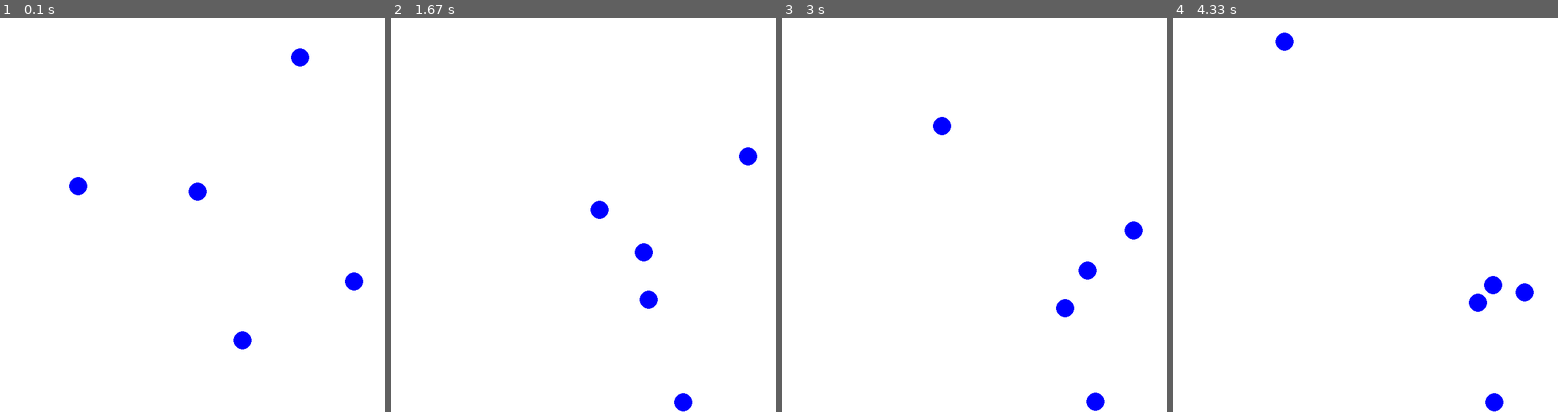
Above: before the commit, frames 1-4 (left to right).
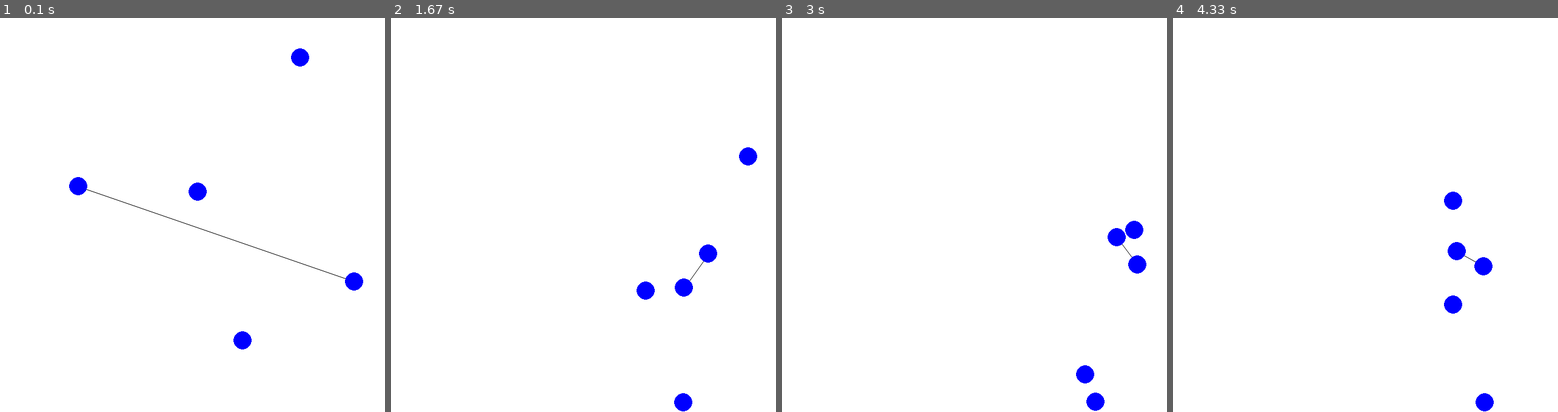
Above: after the commit, the same moments.

Repository: LeftCircle/Social-Web-Visualized
Game: pygame game, started from pygameTutorial.py
The game is run twice, just before and just after one commit, with the same random seed, the same clock (stepped at 60 frames per second) and the same inputs.
Inputs (mouse positions are in pixels of both pictures, inside the frame that each line leads up to):
- Up to frame 1 (0.1 s): no input
- Up to frame 2 (1.67 s): press the mouse at (637, 77) at 0.87 s; move the mouse to (679, 215) at 0.97 s; release the mouse at (722, 352) at 1.1 s
- Up to frame 3 (3 s): no input
- Up to frame 4 (4.33 s): no input

The runs differ from the first frame. In frame 1, 0.2% of the frame differs, in the area x 22-90%, y 43-67%; in frame 2, 0.9%; in frame 3, 1.0%; in frame 4, 1.6%, in the area x 26-94%, y 3-100%.

Commit message:
Add files via upload
No longer double counting collisions. Links can now be drawn between connected particles.

Diff:
--- a/SWParticles.py
+++ b/SWParticles.py
@@ -10,10 +10,18 @@
 pygame.draw.circle(game_display, (0,0,255),
                    (int(width / 2), int(height / 2)),
                    15, 1)
+
+NOTE: lack of conservation of energy and momentum leads to non-physical
+behaviors which is most notable in collisions and spinning linked particles
+not maintaining angular momentum about the mass average.
+
+Collisions still look funky ish but that is ok for now. Can be updated if we
+want to use the code for something other than the social web
 '''
 
 class Particle:
-    def __init__(self, color, x, y, radius, thickness, velocity, angle):
+    def __init__(self, color, x, y, radius, thickness, velocity, angle,
+                 springLinks):
         self.color = color
         self.x = x #x position of the center
         self.y = y #y position of the center
@@ -30,14 +38,9 @@
         self.game_display = pygame.display.set_mode((self.width, self.height))
         self.dt = 0
         self.selectedParticle = False #ability to click on a particle to drag
+        self.springLinked = False     #check to see if the particle is linked
+        self.springLinks = springLinks #tells what particles it is linked to.
 
-
-    '''
-    def dt_and_oldTime(self, oldTime):
-        t = pygame.time.get_ticks()
-        dt = (t - oldTime) / 1000.0
-        return dt, t
-    '''
     def updateDeltaTime(self, newDeltaTime):
         self.dt = newDeltaTime
 
@@ -139,6 +142,7 @@
             otherParticle.x -= normDirSelfToPartX
             otherParticle.y -= normDirSelfToPartY
 
-            self.velocity += 0 ; self.angle += np.pi
+            self.velocity += 0 ; self.angle = angleReflSelf#; self.angle += np.pi
             otherParticle.velocity += 0
-            otherParticle.angle += np.pi
+            #otherParticle.angle += np.pi
+            otherParticle.angle = -angleReflSelf
--- a/massSpring.py
+++ b/massSpring.py
@@ -3,19 +3,15 @@
 Created on Mon Aug  5 13:38:59 2019
 basic mass spring solver using rk4
 
-In order to update SWParticles, the velocity and the positions of the particles
+NOTE! This returns integer values so as to work with pygame. If floats are
+desired then the final int statement at the end can be removed
+
+To update SWParticles, the velocity and the positions of the particles
 must be extracted. New values are then calculated through the SpringLink class
 and must then be put back into the SWParticles class.
 """
 import numpy as np
-'''
-#initial conditions (will have to be trashed. Cannot be used in general code)
-ks = 5    #spring constant
-kd = 5    #damping coefficient
-r = 10    #rest length | will be a function to determine this for social web
-h = 0.05 #timestep NOTE: this will have to be dt from wherever we built that
-endTime = 10 #seconds the simulation will run
-'''
+
 #note, as endT -> inf, |I - r| -> 0
 
 class SpringLink:
@@ -85,7 +81,11 @@
         posAdd = self.dt / 6.0 * ( k1 + 2.0 * k2 + 2.0 * k3 + k4)
         velAdd = self.dt / 6.0 * ( l1 + 2.0 * l2 + 2.0 * l3 + l4)
 
-        self.position1 += posAdd ; self.position2 -= posAdd
+        #must be ints to work with pygame
+        self.position1[0] += int(posAdd[0])
+        self.position1[1] += int(posAdd[1])
+        self.position2[0] -= int(posAdd[0])
+        self.position2[1] -= int(posAdd[1])
         self.velocity1 += velAdd ; self.velocity2 -= velAdd
 
         #new values to update nodes with
--- a/pygameTutorial.py
+++ b/pygameTutorial.py
@@ -2,6 +2,7 @@
 import numpy as np
 import SWParticles as swp
 import massSpring as spring
+
 class App:
     def __init__(self):
         self.running = True
@@ -16,6 +17,45 @@
         self.numberOfParticles = 5
         self.particleList = []
 
+    #list of functions that will be used below
+    def updateDt(self):
+        #creating dt
+        currentTime = pygame.time.get_ticks()
+        self.dt = (currentTime - self.oldTime) / 1000.0
+        #sloppy fix to get the first dt correct
+        if self.dt > 10:
+                self.dt = 0
+        self.oldTime = currentTime
+
+    #linking particle i and particle j
+    def linkParticles(self, i, j):
+        pos1 = np.array([self.particleList[i].x, self.particleList[i].y])
+        pos2 = np.array([self.particleList[j].x, self.particleList[j].y])
+
+        vel1 = np.array([self.particleList[i].xvel(),
+                         self.particleList[i].yvel()])
+        vel2 = np.array([self.particleList[j].xvel(),
+                         self.particleList[j].yvel()])
+        #position1, velocity1, position2, velocity2, ks, kd, restLength, dt
+        firstLink = spring.SpringLink(pos1, vel1, pos2, vel2,
+                                      5, 2, 50, self.dt)
+        newPosAndVel = firstLink.springForceRK4()
+        self.particleList[i].x = newPosAndVel[0][0]
+        self.particleList[i].y = newPosAndVel[0][1]
+        self.particleList[i].updateVel(newPosAndVel[1][0],
+                                       newPosAndVel[1][1])
+
+        self.particleList[j].x = newPosAndVel[2][0]
+        self.particleList[j].y = newPosAndVel[2][1]
+        self.particleList[j].updateVel(newPosAndVel[3][0],
+                                       newPosAndVel[3][1])
+
+    def drawLink(self, i, j, color):
+        pygame.draw.aaline(self.game_display, color, (self.particleList[i].x,
+                           self.particleList[i].y), (self.particleList[j].x,
+                                            self.particleList[j].y))
+#------------------------------------------------------------------------------
+    #rendering and everything goes on below here
     #starting positions of particles should go here
     def on_init(self):
         pygame.init()
@@ -29,8 +69,7 @@
             yPos = (np.random.randint(20, self.height - 20))
             #color, x, y, radius, thickness, velocity, angle
             self.particleList.append(swp.Particle((0,0,255), xPos,
-                                            yPos, 15, 0, 2, np.pi / 3.)
-                                            )
+                                            yPos, 15, 0, 2, np.pi / 3., i))
 
     def on_event(self, event):
         #closing the window
@@ -58,14 +97,8 @@
 
     #logic to occur each loop. Can create a dt here!
     def on_loop(self):
-
-        #creating dt
-        currentTime = pygame.time.get_ticks()
-        self.dt = (currentTime - self.oldTime) / 1000.0
-        #sloppy fix to get the first dt correct
-        if self.dt > 10:
-                self.dt = 0
-        self.oldTime = currentTime
+        #generating dt for this frame
+        self.updateDt()
 
         #updating particles | doing this with cuda would be hot
         for i in range(self.numberOfParticles):
@@ -73,50 +106,33 @@
             self.particleList[i].updateDeltaTime(self.dt)
             self.particleList[i].move()
             self.particleList[i].mouseDrag()
-            if i == self.numberOfParticles - 1:
+            if i == self.numberOfParticles - 1:  #just giving the last particle gravity for testing
                 self.particleList[i].gravity()
             self.particleList[i].bounce(0.8)
 
         #updating particles 1 and 2 which are linked by a spring
-        #NOTE!!!! springs break the ability to click on a linked particle.
-        pos1 = np.array([self.particleList[0].x, self.particleList[0].y])
-        pos2 = np.array([self.particleList[1].x, self.particleList[1].y])
+        self.linkParticles(0,1)
 
-        vel1 = np.array([self.particleList[0].xvel(),
-                         self.particleList[0].yvel()])
-        vel2 = np.array([self.particleList[1].xvel(),
-                         self.particleList[1].yvel()])
-        #position1, velocity1, position2, velocity2, ks, kd, restLength, dt
-        firstLink = spring.SpringLink(pos1, vel1, pos2, vel2,
-                                      5, 2, 50, self.dt)
-        newPosAndVel = firstLink.springForceRK4()
-        self.particleList[0].x = newPosAndVel[0][0]
-        self.particleList[0].y = newPosAndVel[0][1]
-        self.particleList[0].updateVel(newPosAndVel[1][0],
-                                       newPosAndVel[1][1])
-
-        self.particleList[1].x = newPosAndVel[2][0]
-        self.particleList[1].y = newPosAndVel[2][1]
-        self.particleList[1].updateVel(newPosAndVel[3][0],
-                                       newPosAndVel[3][1])
-
-
+        #collision detection must occur last
         #collision must be checked after all of the movement occurs
         for i in range(self.numberOfParticles):
-            for j in range(self.numberOfParticles - 1 - i):
-                if self.particleList[i].circleCircleCollision(
-                        self.particleList[i+j+1]) == True:
-                    print('Collision detected')
-                    self.particleList[i].angle += np.pi
-                    self.particleList[i+j].angle += np.pi
-
-
+            for j in range(i+1, self.numberOfParticles):
+                self.particleList[i].circleCircleCollision(
+                        self.particleList[j])
 
     def on_render(self):
         #render the updated positions
         self.game_display.fill(self.background_color)
+
+        self.drawLink(0, 1, (0,0,0))
+        #drawing links first
+        #(display, color, (x1, y1), (x2, y2))
+        #pygame.draw.aaline(self.game_display, (0,0,0), (self.particleList[0].x,
+        #                   self.particleList[0].y), (self.particleList[1].x,
+        #                                    self.particleList[1].y))
         for i in range(self.numberOfParticles):
             self.particleList[i].display()
+
         pygame.display.flip()
 
     def on_cleanup(self):
